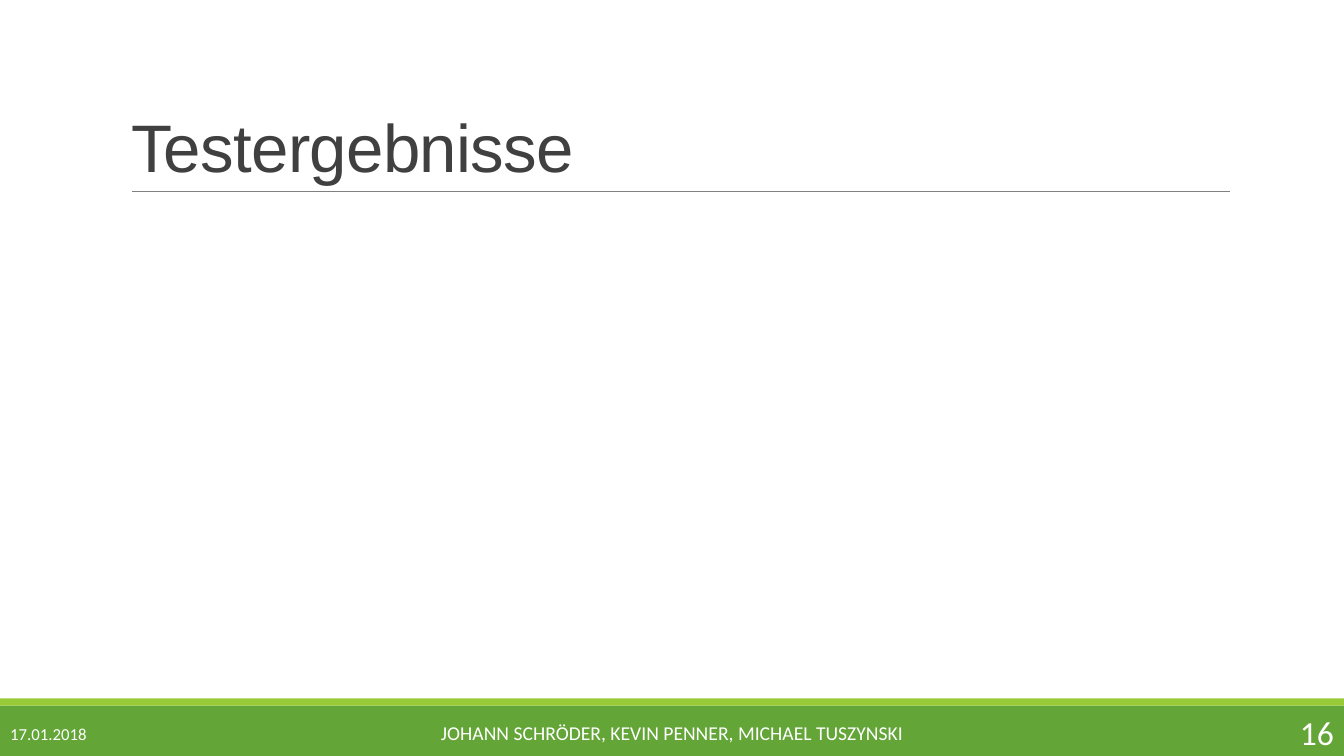
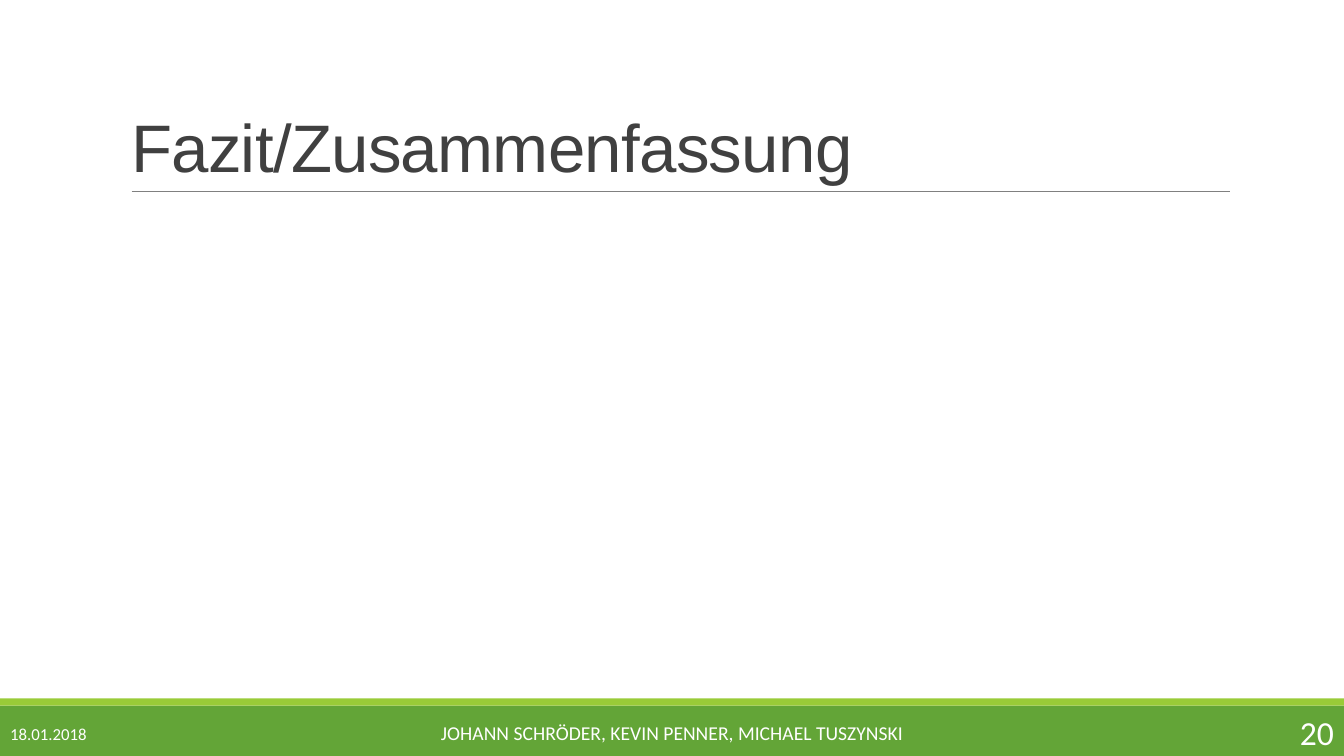
Before and after one commit to jschroeder89/genetic_algorithm, a slide deck: slide 20 of Präsentation/BMO_Genetischer_Algorithmus_JKM.pptx (slide 16 before the commit). Drawn at 1344x756 pixels with LibreOffice and Linux fonts; fonts in the diff are those of the drawing. Boxes give left, top, right and bottom in pixels: in the first picture for what was removed or moved away, otherwise in the second. Text is boxed around its words. In the diff, an @@ line names an element or a change of style, - is before the commit and + after.

Commit message:
Testergebnisse für mut_wk und cro_wk / Bilder für Präsentation

```diff
--- a/Präsentation/BMO_Genetischer_Algorithmus_JKM.pptx
+++ b/Präsentation/BMO_Genetischer_Algorithmus_JKM.pptx
@@ title at [131, 123, 853, 185]: text changed @@
-Testergebnisse
+Fazit/Zusammenfassung
@@ text at [10, 728, 86, 740]: text changed @@
-17.01.2018
+18.01.2018
@@ page number at [1300, 723, 1334, 745]: text changed @@
-16
+20
```
Also in this commit, not shown: 17 other slides changed, 2 slides added, 24 other files.
